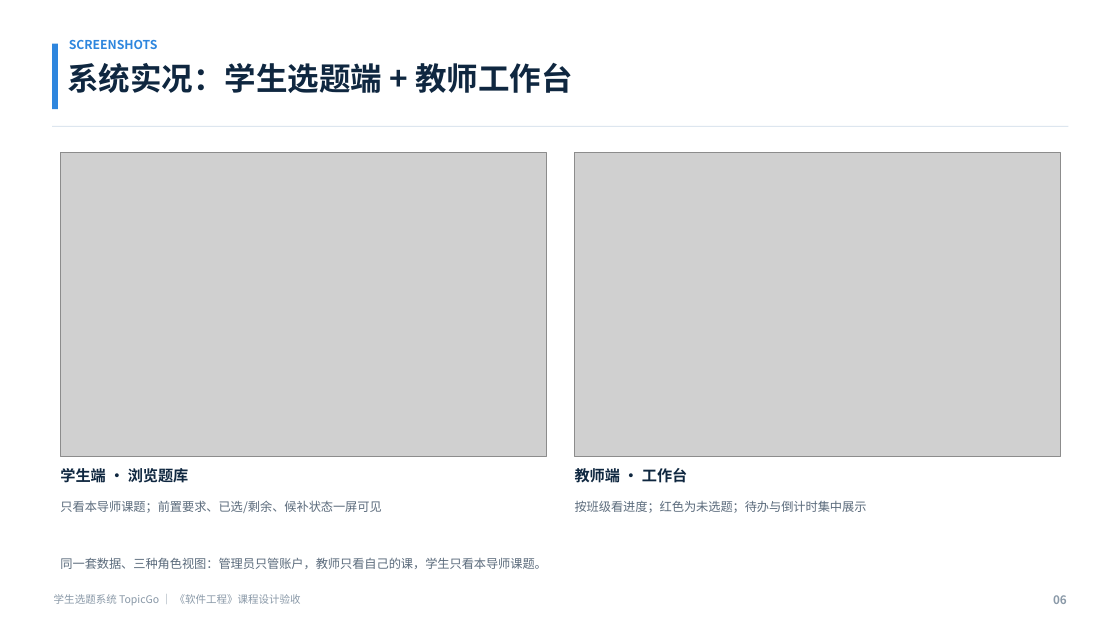
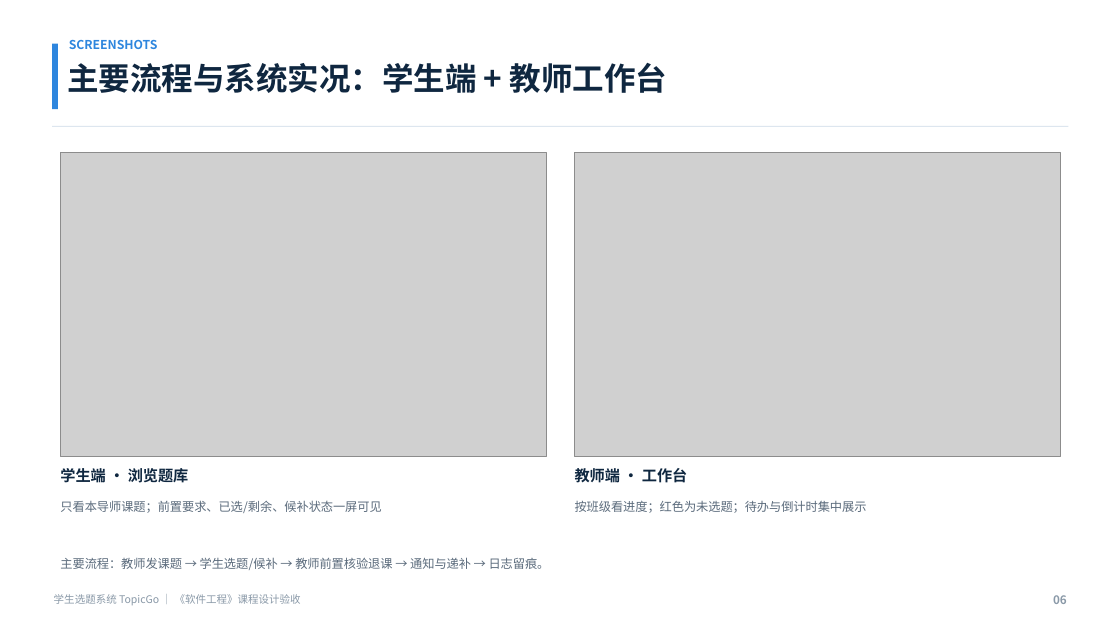
Before and after one commit to haixiaoyuntian/topicgo, a slide deck: slide 6 of student-topic-system/验收/TopicGo-验收汇报.pptx. Drawn at 1120x630 pixels with LibreOffice and Linux fonts; fonts in the diff are those of the drawing; grey boxes stand for pictures. Boxes give left, top, right and bottom in pixels: in the first picture for what was removed or moved away, otherwise in the second. Text is boxed around its words. In the diff, an @@ line names an element or a change of style, - is before the commit and + after.

Commit message:
docs: 按验收通知更新汇报 PPT 与验收材料（8 分钟口径）

```diff
--- a/student-topic-system/验收/TopicGo-验收汇报.pptx
+++ b/student-topic-system/验收/TopicGo-验收汇报.pptx
@@ text at (67, 63, 668, 93): text changed @@
-系统实况：学生选题端 + 教师工作台
+主要流程与系统实况：学生端 + 教师工作台
@@ text at (60, 557, 550, 570): text changed @@
-同一套数据、三种角色视图：管理员只管账户，教师只看自己的课，学生只看本导师课题。
+主要流程：教师发课题 → 学生选题/候补 → 教师前置核验退课 → 通知与递补 → 日志留痕。
```
Also in this commit, not shown: 11 other slides changed, 2 other files.
